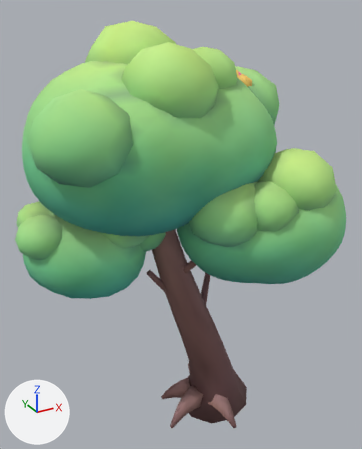
The glTF model shardlight/game/assets/models/verdant_flora/verdant_tree_puffcap_b.glb, before and after one commit.
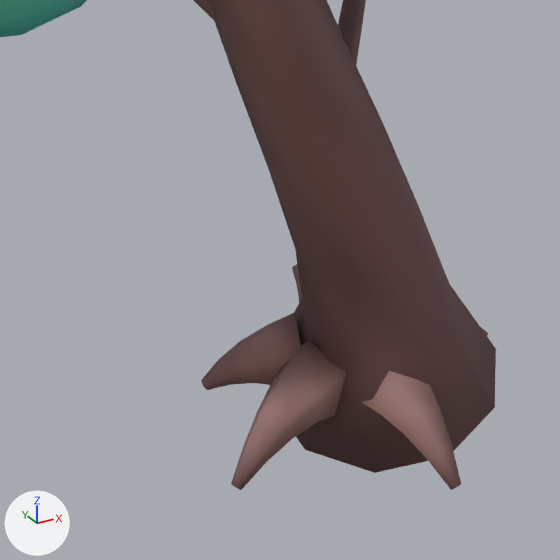
There are two pictures of each version: one whole from a 50 mm lens placed at (-6.08, -9.63, 10.61), pointed at (-0.47, 0.58, 5.51), one close up on the part from 28% to 73% of the width and 64% to 100% of the height. Every picture has the same lights, and +X, +Y and +Z are marked at lower left. The older version's two pictures come first. Vertices at exactly the same position are counted once.

In view in the first close-up: 'verdant_tree_puffcap_b'.
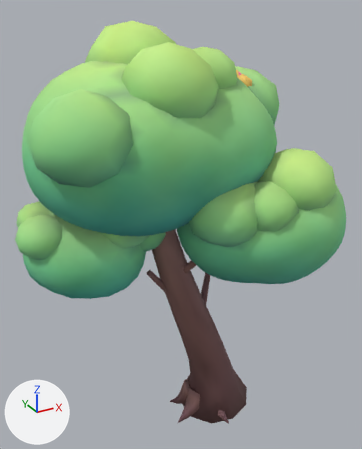
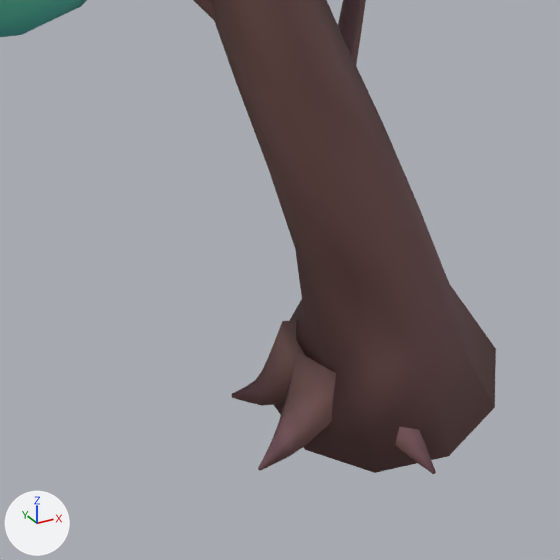
What differs and where, as boxes [x1, y1, x2, y2] in the close-ups (560 x 560 px):
'verdant_tree_puffcap_b', reshaped
    before: [0, 0, 496, 490]
    after: [0, 0, 496, 474]
part 1 of me_verdant_tree_puffcap_b, rebuilt
    before: [362, 371, 461, 490]
    after: [395, 426, 436, 474]
part 2 of me_verdant_tree_puffcap_b, rebuilt
    before: [231, 340, 346, 490]
    after: [258, 352, 336, 471]
part 3 of me_verdant_tree_puffcap_b, rebuilt
    before: [201, 313, 301, 390]
    after: [231, 321, 305, 406]
part 4 of me_verdant_tree_puffcap_b, rebuilt (not visible afterwards)
    before: [292, 264, 302, 303]

What the commit changed:
me_verdant_tree_puffcap_b is used by ob_verdant_tree_puffcap_b; location (0.0, 0.0, 0.0).
me_verdant_tree_puffcap_b had 3295 vertices, 6338 faces and spanned x -4.48..3.33, y -2.55..3.47, z 0.0..10.3.
me_verdant_tree_puffcap_b now has 3380 vertices, 6508 faces and spans x -4.48..3.33, y -2.55..3.47, z 0.0..10.3.
me_verdant_tree_puffcap_b part 1: the loose piece of 25 vertices spanning x -0.32..0.29, y -1.49..-0.47, z 0.22..0.87 is rebuilt with 42 vertices and now spans x -0.31..0.34, y -1.19..-0.13, z 0.11..0.73.
me_verdant_tree_puffcap_b part 2: the loose piece of 25 vertices spanning x -1.45..-0.33, y -0.66..0.12, z 0.19..0.87 is rebuilt with 42 vertices and now spans x -1.16..-0.06, y -0.51..0.17, z 0.08..0.75.
me_verdant_tree_puffcap_b part 3: the loose piece of 25 vertices spanning x -1.21..-0.35, y -0.11..0.48, z 0.23..0.87 is rebuilt with 42 vertices and now spans x -0.97..-0.05, y -0.2..0.42, z 0.07..0.75.
me_verdant_tree_puffcap_b part 4: the loose piece of 25 vertices spanning x -0.19..0.41, y 0.42..1.34, z 0.23..0.87 is rebuilt with 42 vertices and now spans x -0.27..0.38, y 0.1..1.08, z 0.07..0.77.
Other edits to the shape of me_verdant_tree_puffcap_b do not show in these pictures.
